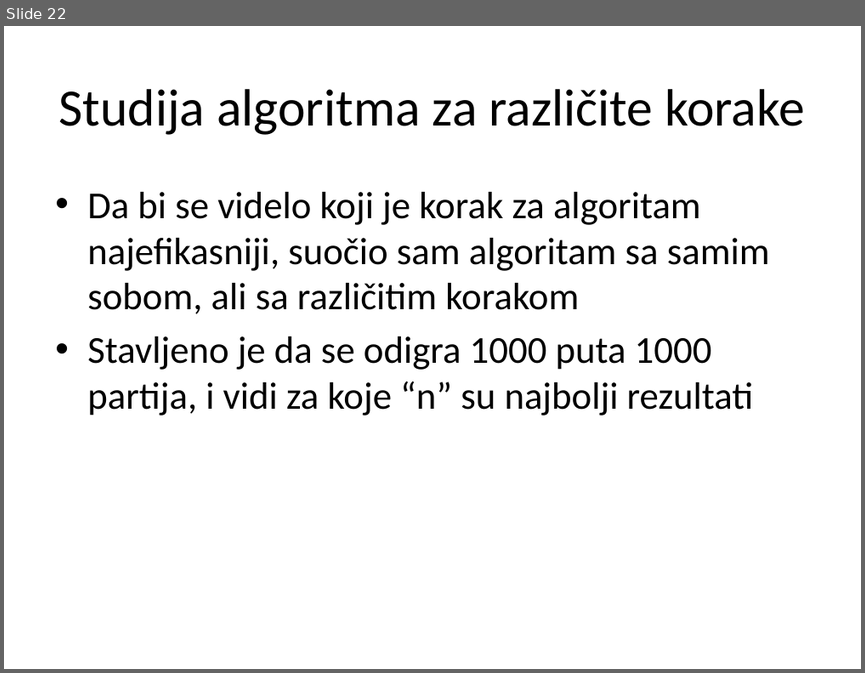
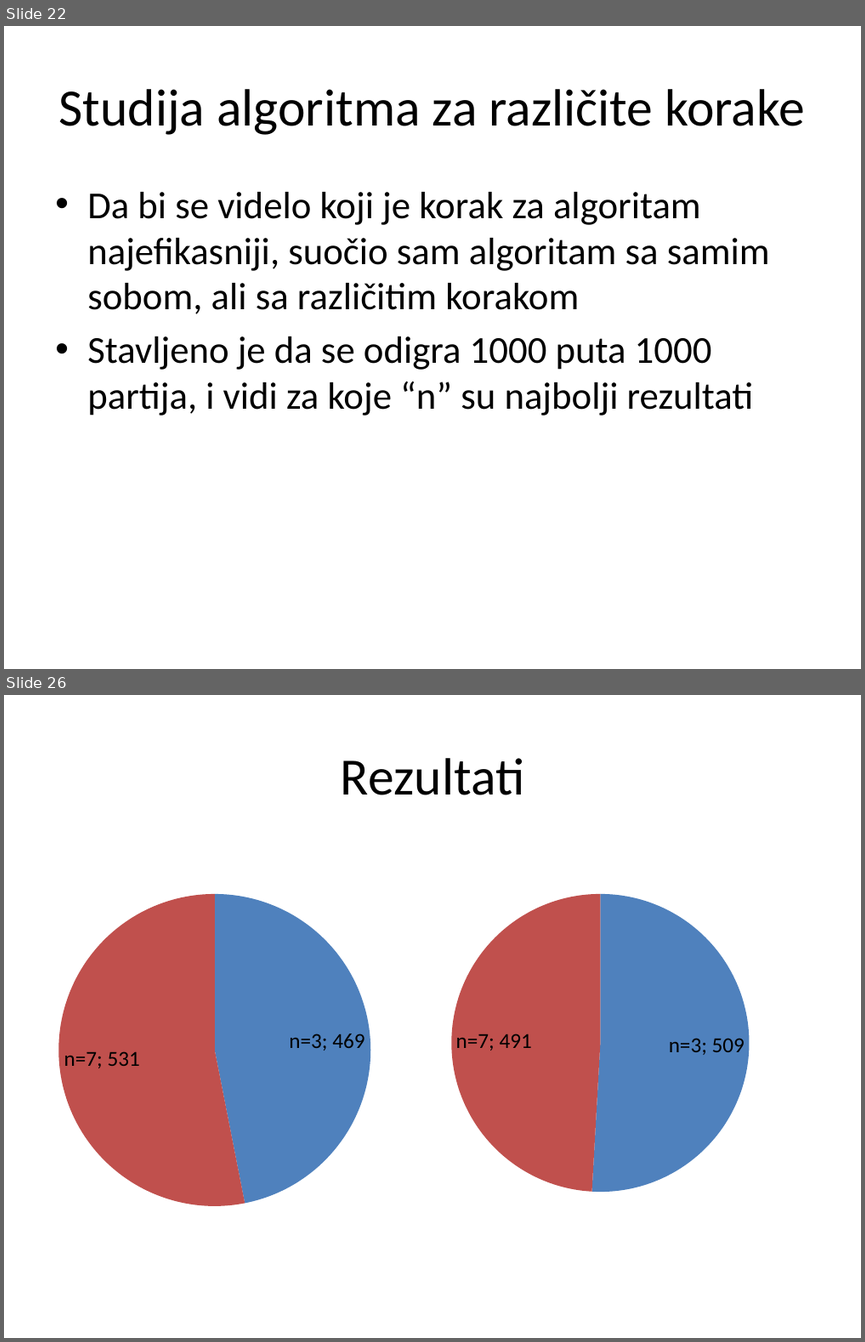
Before and after one commit to AndrejMiletic/SC2015-2016, a slide deck: AI in games.pptx. Shown one above the other, each under a label of ours: slide 22 before the commit, slides 22 and 26 after it; the slides between them are not shown. The pictures are 865x673 and 865x1342 pixels, drawn with LibreOffice and Linux fonts; fonts in the diff are those of the drawing. Boxes give left, top, right and bottom in pixels: in the first picture for what was removed or moved away, otherwise in the second. Text is boxed around its words. In the diff, an @@ line names an element or a change of style, - is before the commit and + after.

Commit message:
Druga studija-rezultati
Rezultati v2

```diff
--- a/AI in games.pptx
+++ b/AI in games.pptx
@@ slide 26 added at (4,695,861,1338), background #FFFFFF @@
@@ title added at (340,758,524,795), 44 pt, text #000000 @@
+Rezultati
@@ pie chart added at (439,817,760,1269) @@
+categories: n=3, n=7
+Series 1: 509, 491
@@ pie chart added at (46,830,383,1269) @@
+categories: n=3, n=7
+Series 1: 469, 531
```
Also in this commit, not shown: 4 slides changed, 2 other slides added, 3 other files.
